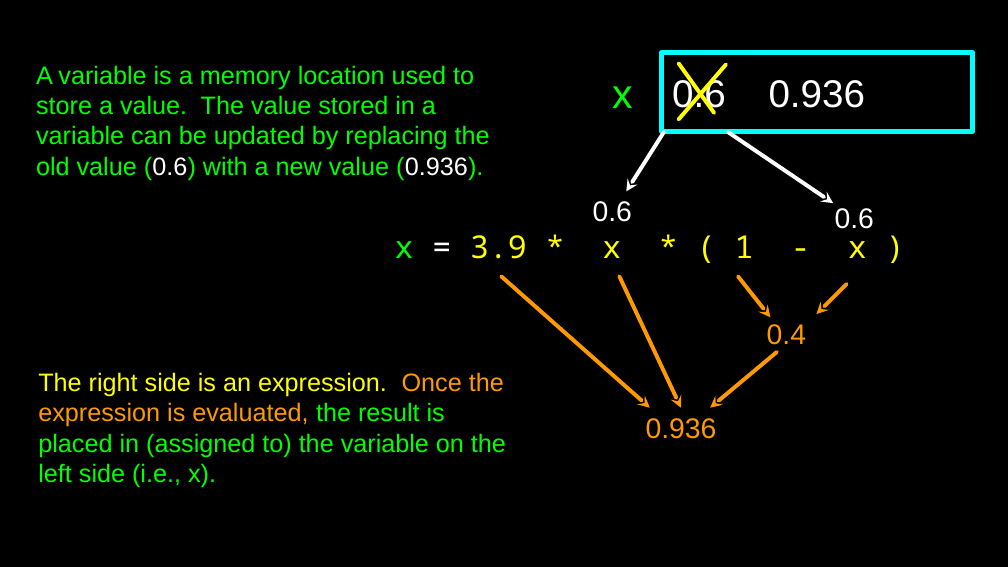
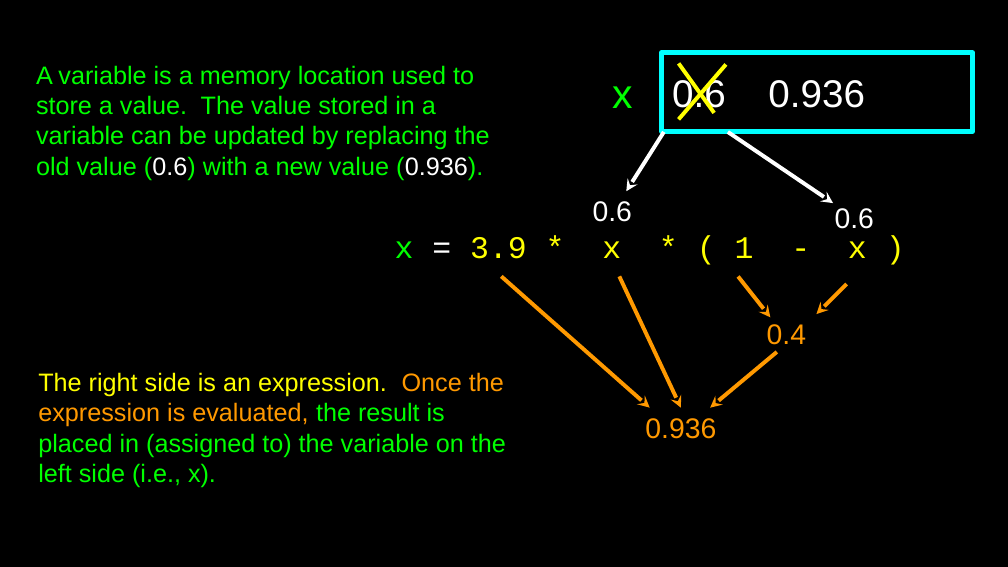
Before and after one commit to motazsaad/wdmm1402-2019, a slide deck: slide 14 of ppt/pythonlearn-02-expressions.pptx. Drawn at 1008x567 pixels with LibreOffice and Linux fonts; fonts in the diff are those of the drawing. Boxes give left, top, right and bottom in pixels: in the first picture for what was removed or moved away, otherwise in the second. Text is boxed around its words. In the diff, an @@ line names an element or a change of style, - is before the commit and + after.

```diff
--- a/ppt/pythonlearn-02-expressions.pptx
+++ b/ppt/pythonlearn-02-expressions.pptx
@@ rectangle "0.6 0.936" at box(662, 53, 973, 132): outline #00FFFF 6 pt to #00FFFF 6.01 pt @@
@@ text "x = 3.9 * x ..." at box(395, 237, 867, 259): font Noto Sans Mono to Courier New @@
```
Also in this commit, not shown: 28 other slides changed, 4 other files.
